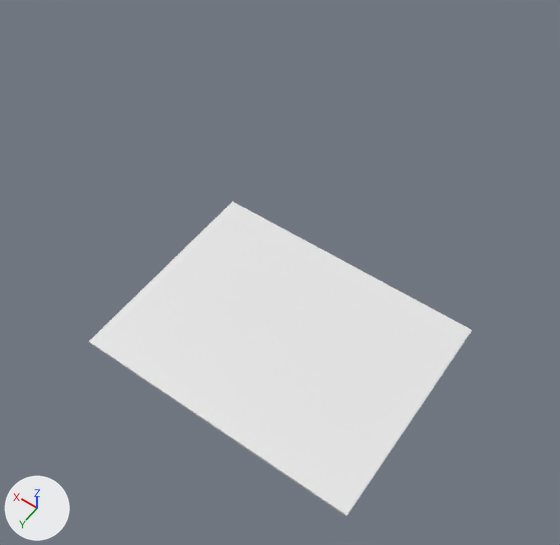
The COLLADA model src/simulator/meshes/epistemic_scene.dae, before and after one commit.
Rendered twice from a camera (50 mm lens) standing at (-7.13, 14.98, 27.88) and looking at (3.41, 0.24, 4.71). Every picture has the same lights, and +X, +Y and +Z are marked at lower left. Where no turn or scale is listed for an object, it has been applied to the vertices.

In view in the first picture: 'floor'.
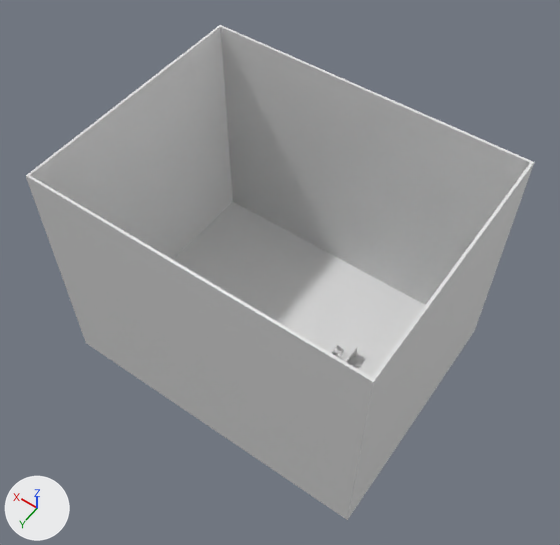
Commit message: table further + static box + main table

What the commit changed:
Material 'wood_leg' (mat_wood_leg) is new.
Its base color is (0.8, 0.8, 0.8) (white #e7e7e7).
Material 'wood.001' (mat_wood_001) is new.
Its base color is (0.8, 0.8, 0.8) (white #e7e7e7).
Material 'wall' (mat_wall) is new.
Its base color is (0.8, 0.8, 0.8) (white #e7e7e7).
Material 'Material.004' (mat_material_004) is new.
Its base color is (0.8, 0.8, 0.8) (white #e7e7e7).
Mesh me_plane_003 is new.
It has 48 vertices, 92 faces and spans x -0.48..0.48, y -0.96..0.96, z -0.7..0.0.
Faces by material slot: [52, 40].
It uses material mat_wood_001 (its picture is missing).
It uses material mat_wood_leg (its picture is missing).
Mesh me_cube_002 is new.
It has 32 vertices, 60 faces and spans x -0.05..13.15, y -5.1..5.1, z -5.0..5.0.
It uses material mat_wall (white #e7e7e7).
Mesh me_cube_008 is new.
It has 80 vertices, 188 faces and spans x -0.165..0.165, y -0.165..0.165, z 0.0..0.324.
It uses material mat_material_004 (white #e7e7e7).
Object 'table' (ob_table) is new; it shows me_plane_003.
Its location is (0.85, -0.07, 0.7).
Object 'wall' (ob_wall) is new; it shows me_cube_002.
Its location is (-3.05, 0.0, 4.9).
Object 'box_1' (ob_box_1) is new; it shows me_cube_008.
Its location is (0.85, -0.25, 0.7).

Where the change shows, as pixel boxes (x1, y1, x2, y2) in the pictures (560 x 545 px):
'wall', added: after (26, 25, 534, 520)
'table', added: after (326, 335, 358, 362)
    faces in mat_wood_001 (its picture is missing): (326, 335, 358, 362)
'box_1', added: after (332, 345, 344, 358)
'floor', unchanged, covered by the edit: before (89, 202, 472, 516); after (173, 202, 425, 377)
